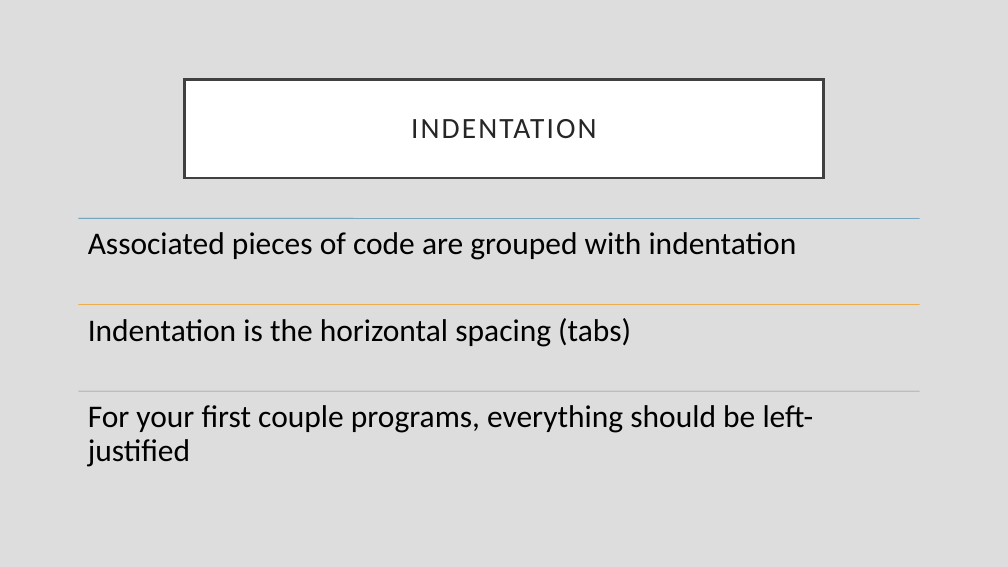
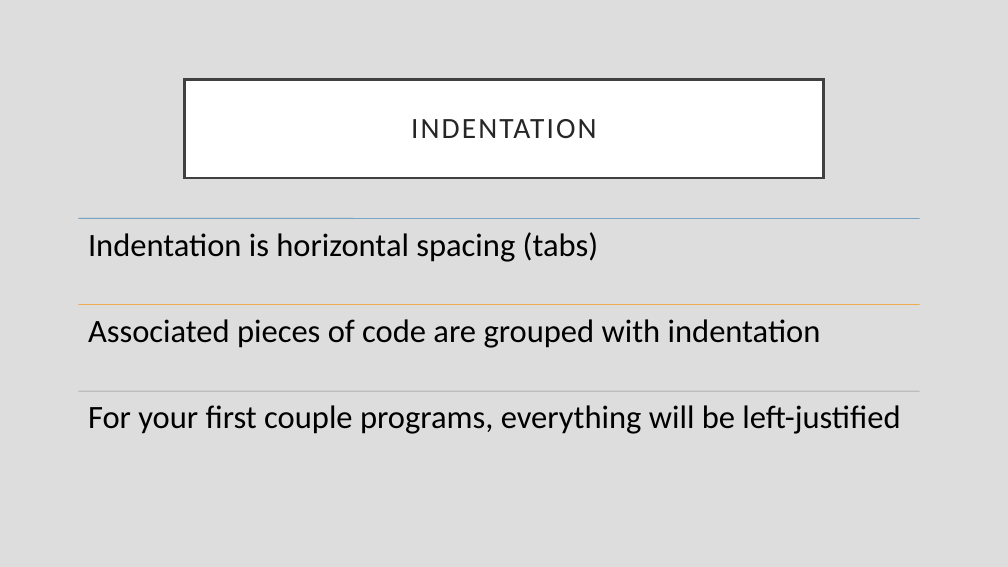
Before and after one commit to rsera/Junior-Knights, a slide deck: slide 17 of Python Day 1 IO.pptx (slide 10 before the commit). Drawn at 1008x567 pixels with LibreOffice and Linux fonts; fonts in the diff are those of the drawing. Boxes give left, top, right and bottom in pixels: in the first picture for what was removed or moved away, otherwise in the second. Text is boxed around its words. In the diff, an @@ line names an element or a change of style, - is before the commit and + after.

```diff
--- a/Python Day 1 IO.pptx
+++ b/Python Day 1 IO.pptx
@@ text at (88,232,598,262): text changed; size 30 to 31 pt @@
-Indentation is the horizontal spacing (tabs)
+Indentation is horizontal spacing (tabs)
@@ text "Associated pieces of code are ...": place and size @@
-text "Associated pieces of code are ..." at (88,232,797,260)
+text "Associated pieces of code are ..." at (88,319,821,348)
@@ text "Associated pieces of code are ..." at (88,319,821,348): size 30 to 31 pt @@
@@ text at (88,405,900,434): text changed; size 30 to 31 pt @@
-For your first couple programs, everything should be left-justified
+For your first couple programs, everything will be left-justified
```
Also in this commit, not shown: 12 other slides changed, 14 slides added.
